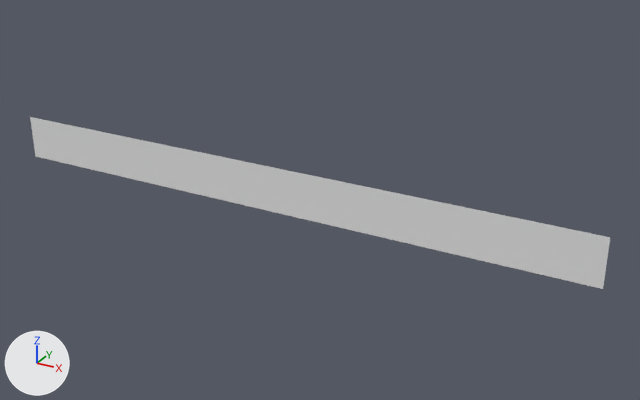
The OBJ model MardukGame/Assets/Tiled2Unity/Meshes/level5.obj, before and after one commit.
Camera for both pictures: a 50 mm lens placed at (671.0, -6377.0, 1559.0), pointed at (-2927.0, 165.0, -1711.0). Lighting does not change. The marker at lower left points along +X, +Y and +Z. Where no turn or scale is listed for an object, it has been applied to the vertices.

In view in the first picture: 'level5'.
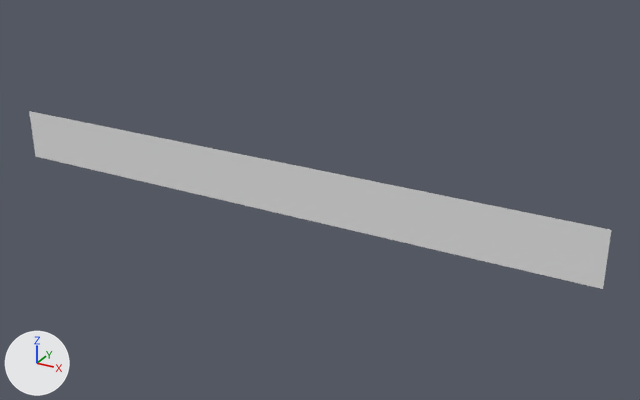
Commit message: Levels 1-11 updated

What differs and where, as boxes (x1, y1, x2, y2) in the pictures (640 x 400 px):
'level5', reshaped
    before: (30, 117, 610, 289)
    after: (29, 111, 611, 289)
part 1 of me_level5, added
    after: (29, 111, 611, 237)

The change, as a list of edits to the scene's bpy script:
```text
Change me_level5:
    used by ob_level5; location = (0.0, 0.0, 0.0)
    remove me_level5.from_pydata(...)  # 760 vertices, 658 faces; spans x -6336.0..-320.0, y 0.0, z -1856.0..-1408.0
    add me_level5.from_pydata(...)  # 855 vertices, 752 faces; spans x -6336.0..-320.0, y 0.0, z -1856.0..-1344.0
    me_level5 part 1
    95 new vertices lie (0.0, 0.0, 64.0) away from vertices in x -6336.0..-320.0, y 0.0, z -1408.0
    94 new faces join them
```
